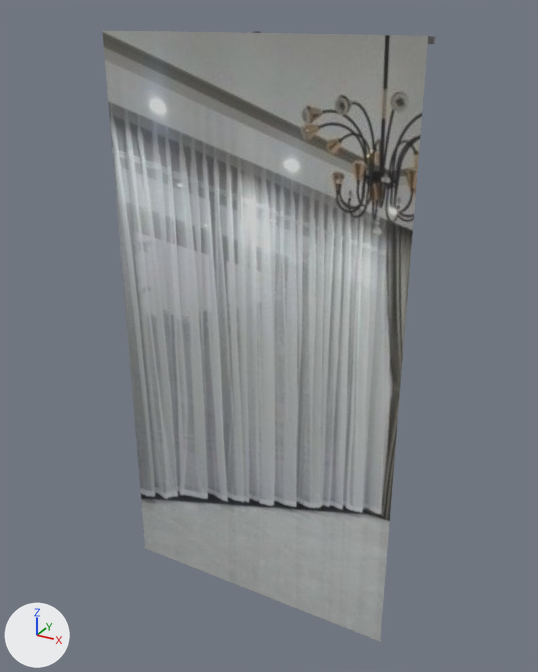
The glTF model storage/picture/mocan-57.glb: old version first, new version second.
One viewpoint serves both versions: a camera (50 mm lens) standing at (1.53, -2.68, 2.78) and looking at (0.04, 0.03, 1.42). Lighting does not change. The marker at lower left points along +X, +Y and +Z. The picture after the commit comes second. Vertices at exactly the same position are counted once.

Objects in the first picture: 'furniture'.
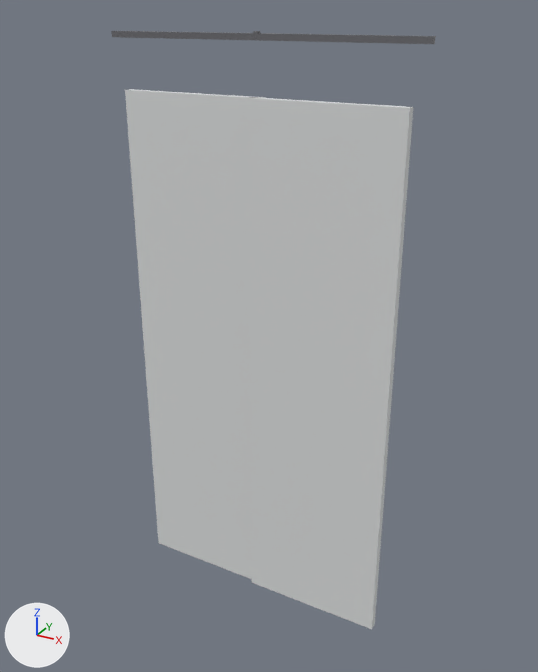
Location of each change, (x1, y1, x2, y2) in pixels of the pictures (538 x 672 px):
'furniture', reshaped: before (102, 30, 436, 641); after (111, 31, 436, 629)
part 1 of me_mesh_0, deleted: before (102, 30, 428, 641)

What changed in the scene script:
```text
Change mat_fabric:
    mat_fabric.base_color: (0.48, 0.4, 0.34) -> (0.729, 0.745, 0.745)  # grey #b8aa9e -> light grey #dee0e0
Change me_mesh_0:
    used by ob_furniture; location = (0.0, 0.0, 0.0)
    remove me_mesh_0.from_pydata(...)  # 68 vertices, 110 faces; spans x -0.7..0.7, y -0.07..0.02, z 0.0..2.7
    add me_mesh_0.from_pydata(...)  # 64 vertices, 108 faces; spans x -0.7..0.7, y -0.04..0.02, z 0.03..2.7
    me_mesh_0 part 1: the loose piece of 4 vertices spanning x -0.7..0.7, y -0.07, z 0.0..2.7 is deleted
    remove me_mesh_0.materials.append(mat_photo)  # picture img_image_0
```
